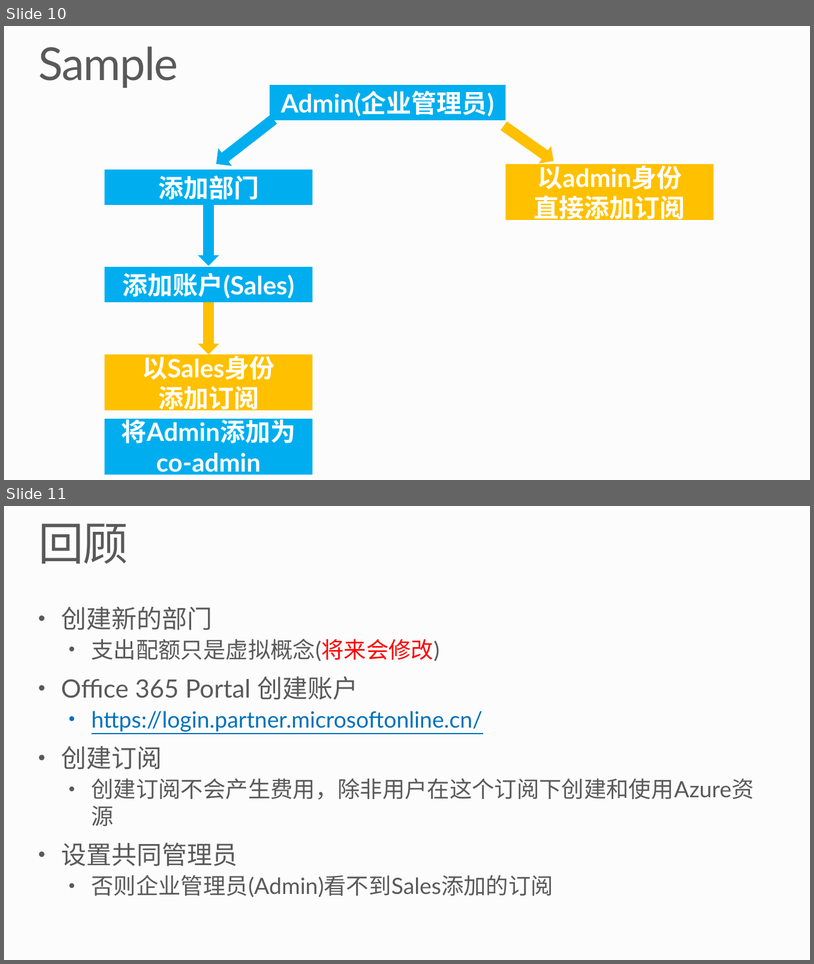
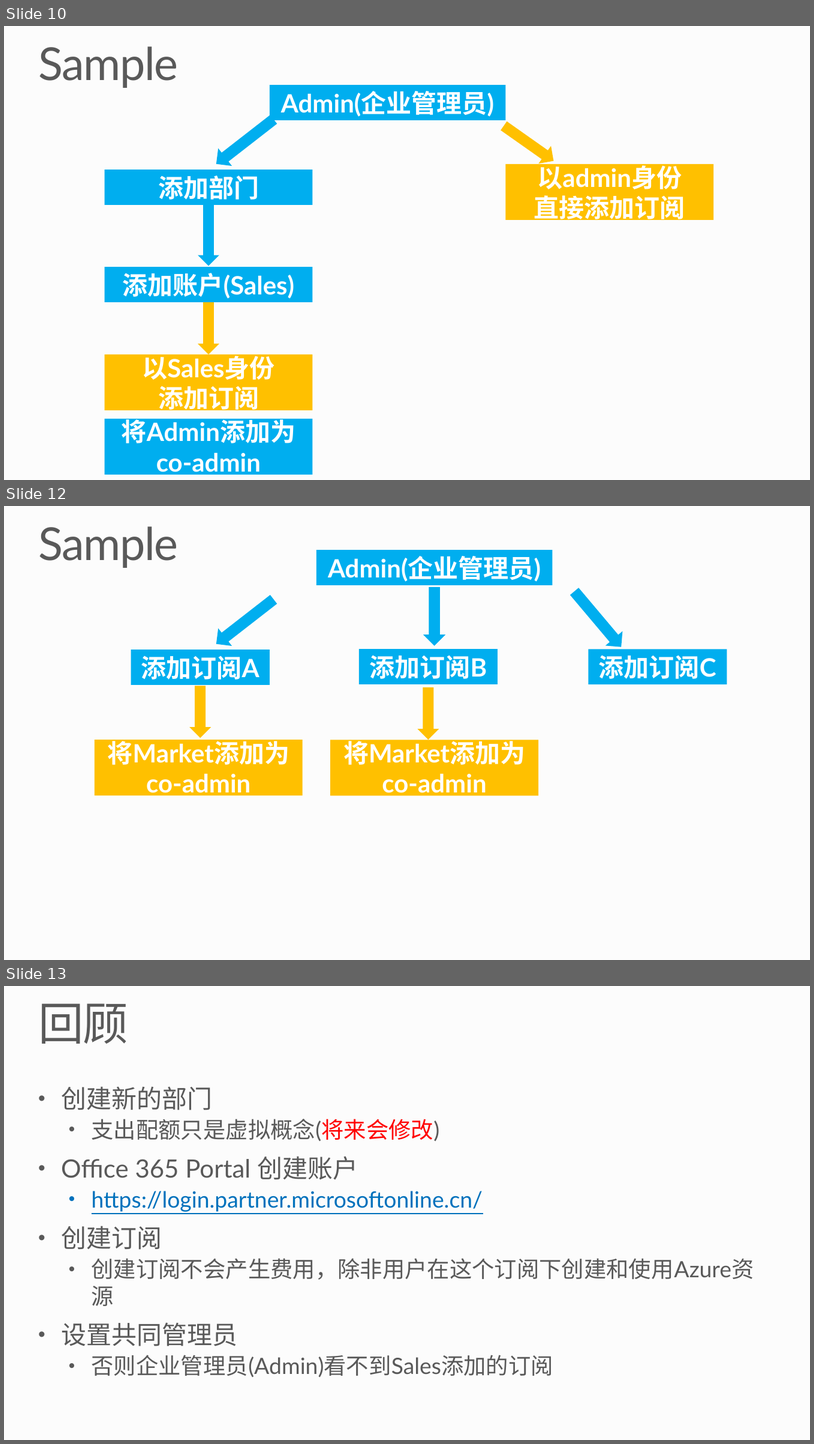
Before and after one commit to leizhang1984/AzureHandBook, a slide deck: 1AzureEAPortal管理手册/leizha_AzureEAPortal.pptx. Shown one above the other, each under a label of ours: slides 10 and 11 before the commit, slides 10, 12 and 13 after it; the slides between them are not shown. The pictures are 814x964 and 814x1444 pixels, drawn with LibreOffice and Linux fonts; fonts in the diff are those of the drawing; background and template pictures are left out. Boxes give left, top, right and bottom in pixels: in the first picture for what was removed or moved away, otherwise in the second. Text is boxed around its words. In the diff, an @@ line names an element or a change of style, - is before the commit and + after.

```diff
--- a/1AzureEAPortal管理手册/leizha_AzureEAPortal.pptx
+++ b/1AzureEAPortal管理手册/leizha_AzureEAPortal.pptx
@@ slide 12 added at <box>4,506,810,960</box>, background #FCFCFC @@
@@ title added at <box>38,526,178,568</box>, 64.8 pt, text #595959 @@
+Sample
@@ rectangle added at <box>317,550,553,585</box>, fill #00AEEF, 36 pt, text #FFFFFF, bold @@
+Admin(企业管理员)
@@ down arrow added at <box>209,591,281,652</box>, fill #00AEEF @@
@@ down arrow added at <box>423,587,446,646</box>, fill #00AEEF @@
@@ down arrow added at <box>566,584,630,654</box>, fill #00AEEF @@
@@ rectangle added at <box>131,649,270,685</box>, fill #00AEEF, 36 pt, text #FFFFFF, bold @@
+添加订阅A
@@ rectangle added at <box>359,649,498,684</box>, fill #00AEEF, 36 pt, text #FFFFFF, bold @@
+添加订阅B
@@ rectangle added at <box>588,649,727,684</box>, fill #00AEEF, 36 pt, text #FFFFFF, bold @@
+添加订阅C
@@ down arrow added at <box>189,685,211,738</box>, fill #FFC000 @@
@@ down arrow added at <box>418,687,440,739</box>, fill #FFC000 @@
@@ rectangle added at <box>95,739,303,795</box>, fill #FFC000, 36 pt, text #FFFFFF, bold @@
+将Market添加为co-admin
@@ rectangle added at <box>330,740,539,796</box>, fill #FFC000, 36 pt, text #FFFFFF, bold @@
+将Market添加为co-admin
@@ what was slide 11 is now slide 13 @@
```
Also in this commit, not shown: 1 other slide added, 12 other files.
